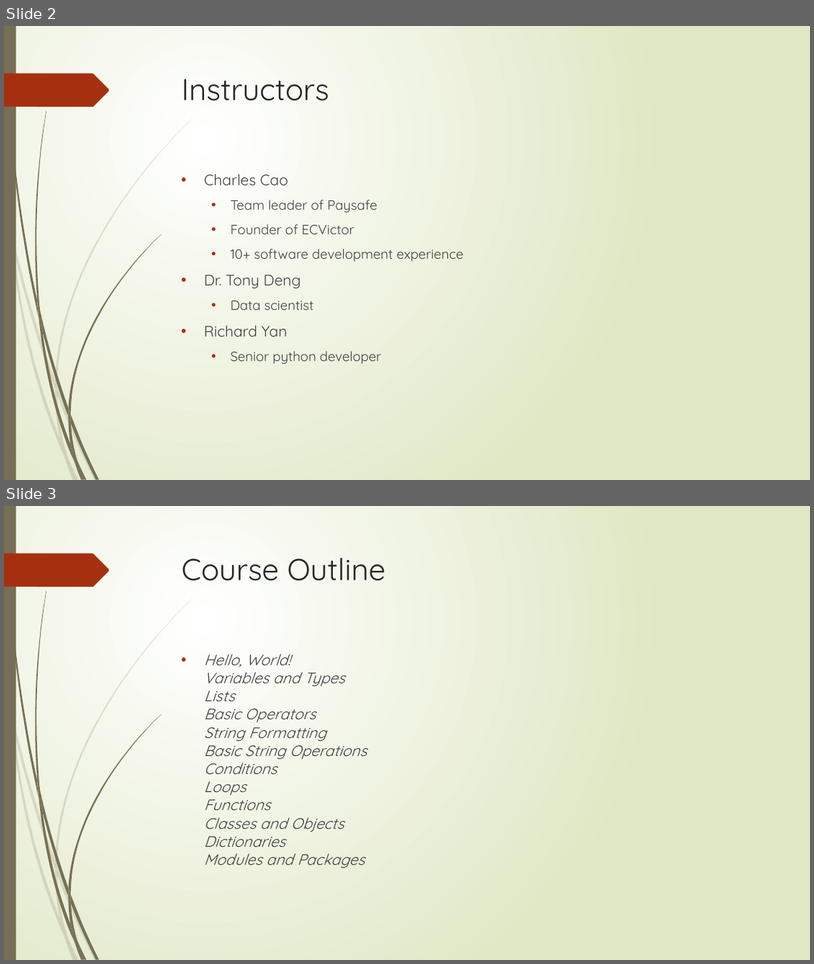
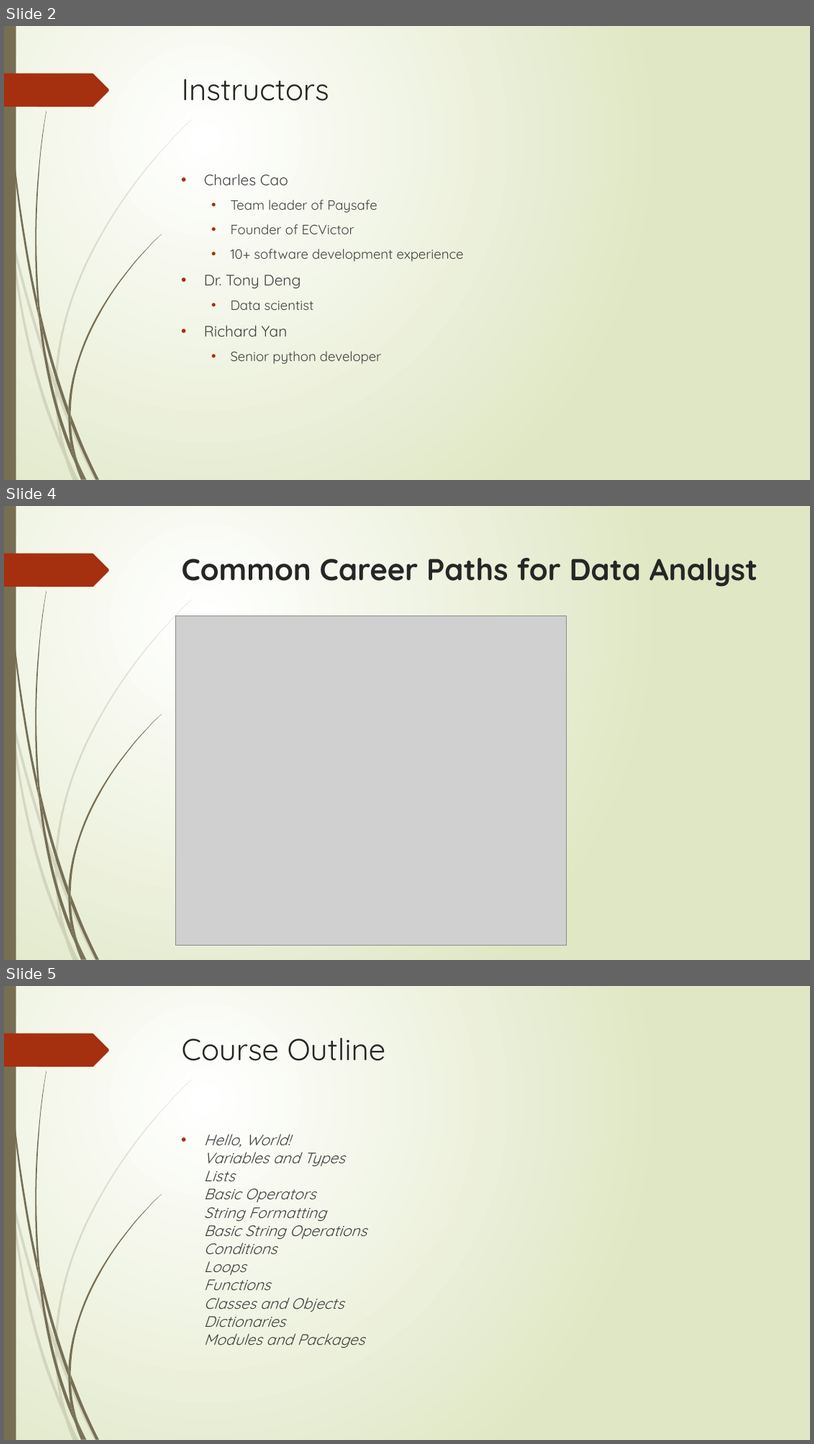
Before and after one commit to flyworker/python-automation-testing, a slide deck: document/course1.pptx. Shown one above the other, each under a label of ours: slides 2 and 3 before the commit, slides 2, 4 and 5 after it; the slides between them are not shown. The pictures are 814x964 and 814x1444 pixels, drawn with LibreOffice and Linux fonts; fonts in the diff are those of the drawing; grey boxes stand for pictures. Boxes give left, top, right and bottom in pixels: in the first picture for what was removed or moved away, otherwise in the second. Text is boxed around its words. In the diff, an @@ line names an element or a change of style, - is before the commit and + after.

```diff
--- a/document/course1.pptx
+++ b/document/course1.pptx
@@ slide 4 added at [4, 506, 810, 960], background gradient #FFFFFF to #DFE8C4; not listed: 24 template elements that a slide beside it also shows @@
@@ title added at [182, 558, 758, 587], 36 pt, text #262626, bold @@
+Common Career Paths for Data Analyst
@@ picture added at [176, 616, 567, 945] @@
@@ what was slide 3 is now slide 5 @@
```
Also in this commit, not shown: 1 other slide added, 1 other file.
